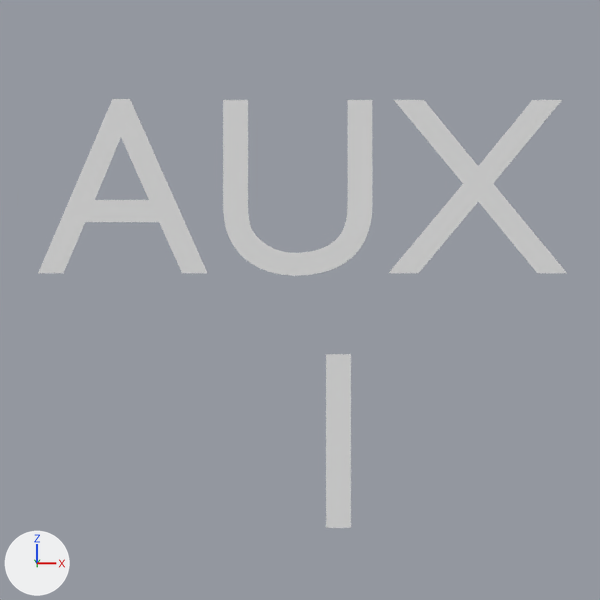
Renders of the Blender file src/graphics/icons.blend from each side of a commit.
Camera for both pictures: the file's camera 'Camera.001'. The axes (+X, +Y, +Z) are drawn at lower left. The lights are the same throughout. The same objects are shown in both versions, whatever each file hides.

The scene before the commit, as lines of its bpy script (objects in view):
```python
txt_text_003 = bpy.data.curves.new('Text.003', 'FONT')
txt_text_003.body = 'AUX \n1'
txt_text_003.align_x = 'CENTER'
ob_text_001 = bpy.data.objects.new('Text.001', txt_text_003)
ob_text_001.location = (0.204, 0.0, 0.225)
ob_text_001.rotation_euler = (1.571, 0.0, 0.0)  # degrees (90, 0, 0)
ob_text_001.scale = (1.36, 1.36, 1.36)
```
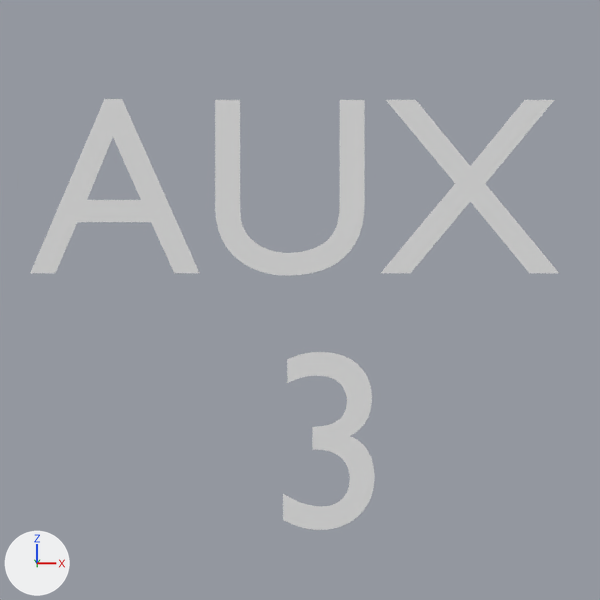
Patch to the scene script:
```diff
--- a/src/graphics/icons.blend.py
+++ b/src/graphics/icons.blend.py
@@ txt_text_003 @@
 txt_text_003 = bpy.data.curves.new('Text.003', 'FONT')
-txt_text_003.body = 'AUX \n1'
+txt_text_003.body = 'AUX \n3'
 txt_text_003.align_x = 'CENTER'
@@ ob_text_001 @@
 ob_text_001 = bpy.data.objects.new('Text.001', txt_text_003)
-ob_text_001.location = (0.204, 0.0, 0.225)
+ob_text_001.location = (0.162, 0.0, 0.225)
 ob_text_001.rotation_euler = (1.571, 0.0, 0.0)  # degrees (90, 0, 0)
```

Location of each change, (x1, y1, x2, y2) in pixels of the pictures (600 x 600 px):
'Text.001', text changed, moved: before (38, 99, 567, 528); after (30, 99, 559, 530)
